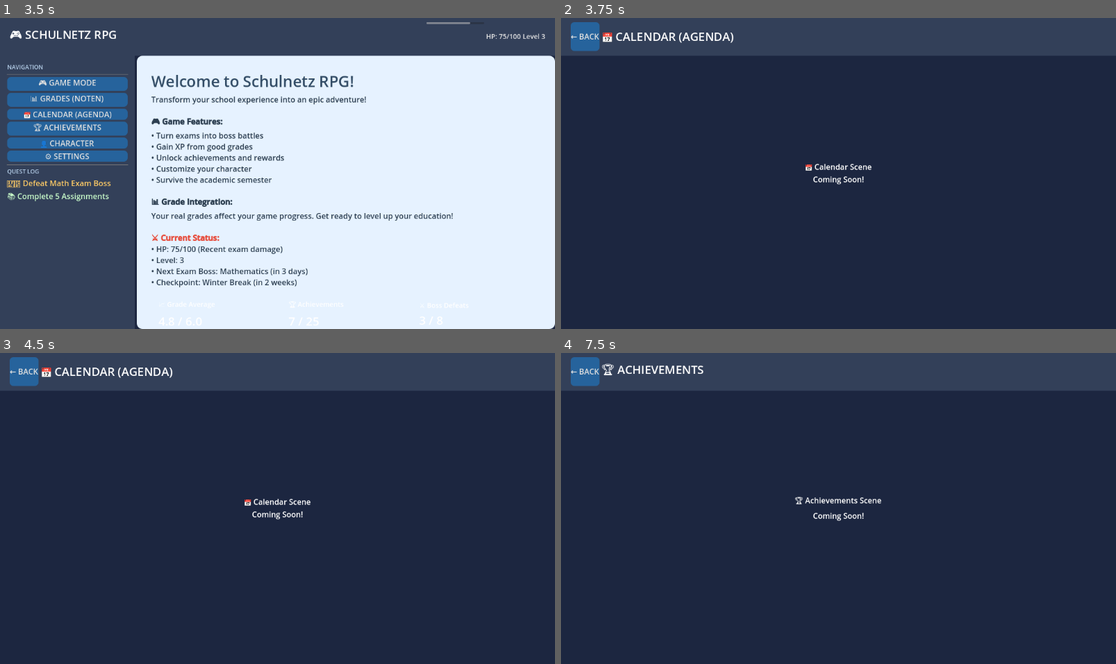
Above: before the commit, frames 1-4 (two rows, left to right).
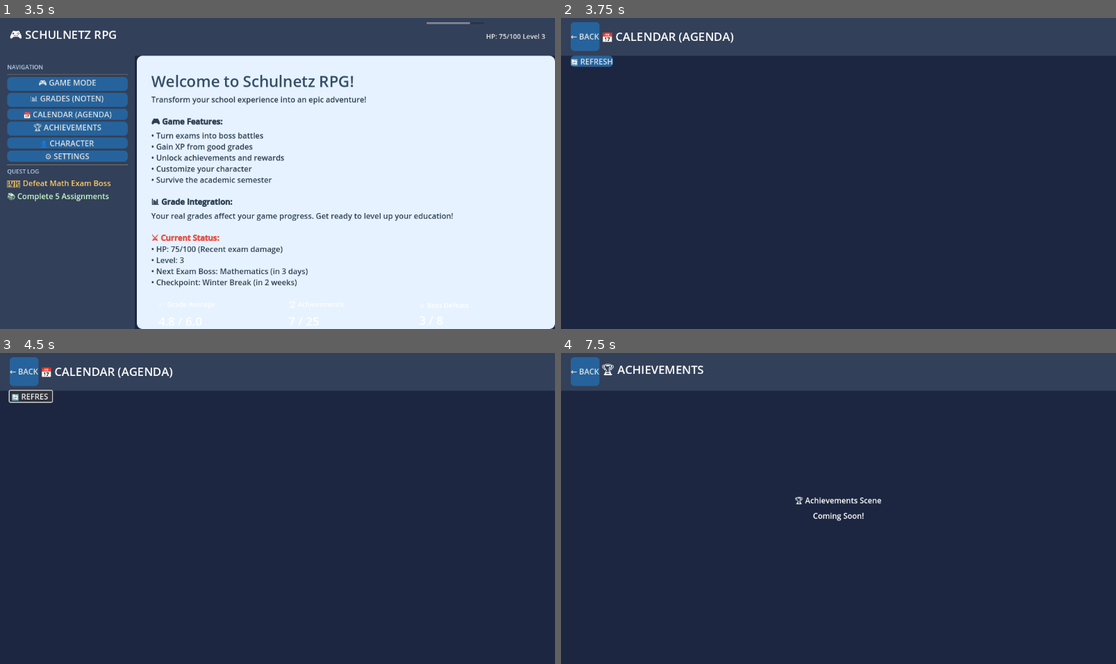
Above: after the commit, the same moments.

Repository: Minatobrot/custom_schulnetz_solution
Game: Godot game, scene res://scenes/ui/main_menu.tscn
Same seed, same stepped clock (60 frames per second), same inputs: the game is played once before the commit and once after it.
Inputs (mouse positions are in pixels of both pictures, inside the frame that each line leads up to):
- Up to frame 1 (3.5 s): click "🎮 GAME MODE" at 0.5 s; click "← BACK" at 1.25 s; click "📊 GRADES (NOTEN)" at 2 s; click "← BACK" at 2.75 s
- Up to frame 2 (3.75 s): click "📅 CALENDAR (AGENDA)" at 3.5 s
- Up to frame 3 (4.5 s): click (33, 396) at 4.25 s, where only the run after the commit has a clickable "🔄 REFRESH"
- Up to frame 4 (7.5 s): click (594, 396) at 5 s, where only the run after the commit has a clickable "🔄 REFRESH"; click (594, 396) at 5.75 s, where only the run after the commit has a clickable "🔄 REFRESH"; click "← BACK" at 6.5 s; click "🏆 ACHIEVEMENTS" at 7.25 s

Frame 1 is identical in both runs. In frame 2, 0.5% of the frame differs, in the area x 1-56%, y 12-54%; in frame 3, 0.4%; in frame 4, nothing differs.
Error after the commit: Parse Error: Expected parameter name. (res://scripts/managers/SchulnetzManager.gd:95)

Commit message:
Auto commit on 18.07.2025-12-37_07.80

Diff:
--- a/project.godot
+++ b/project.godot
@@ -14,3 +14,9 @@
 run/main_scene="res://scenes/ui/main_menu.tscn"
 config/features=PackedStringArray("4.4", "Forward Plus")
 config/icon="res://icon.svg"
+
+[autoload]
+
+GameManager="*res://scripts/managers/GameManager.gd"
+GradeManager="*res://scripts/managers/GradeManager.gd"
+SchulnetzManager="*res://scripts/managers/SchulnetzManager.gd"
--- a/scenes/ui/calendar_scene.tscn
+++ b/scenes/ui/calendar_scene.tscn
@@ -20,11 +20,121 @@
 [sub_resource type="GDScript" id="GDScript_1"]
 script/source = "extends Control
 
+var calendar_events: Array = []
+var is_loading: bool = false
+
 func _ready():
 	$Header/HeaderContent/BackButton.pressed.connect(_on_back_button_pressed)
+	$CalendarContent/RefreshButton.pressed.connect(_on_refresh_button_pressed)
+
+	# Connect to SchulnetzManager signals
+	if SchulnetzManager:
+		SchulnetzManager.data_received.connect(_on_data_received)
+		SchulnetzManager.login_failed.connect(_on_login_failed)
+
+		# Auto-fetch calendar data if logged in
+		if SchulnetzManager.session_active:
+			fetch_calendar_data()
 
 func _on_back_button_pressed():
 	get_tree().change_scene_to_file(\"res://scenes/ui/main_menu.tscn\")
+
+func _on_refresh_button_pressed():
+	fetch_calendar_data()
+
+func fetch_calendar_data():
+	if is_loading:
+		return
+
+	is_loading = true
+	update_ui_state()
+
+	if SchulnetzManager.session_active:
+		SchulnetzManager.fetch_calendar()
+	else:
+		# Need to login first
+		show_login_prompt()
+
+func _on_data_received(data_type: String, data: Dictionary):
+	if data_type == \"calendar\":
+		calendar_events = data.get(\"events\", [])
+		display_calendar_events()
+		is_loading = false
+		update_ui_state()
+
+func _on_login_failed(error: String):
+	is_loading = false
+	update_ui_state()
+	show_error(\"Login failed: \" + error)
+
+func display_calendar_events():
+	var container = $CalendarContent/ScrollContainer/EventsList
+
+	# Clear existing events
+	for child in container.get_children():
+		child.queue_free()
+
+	if calendar_events.is_empty():
+		var no_events_label = Label.new()
+		no_events_label.text = \"No events found\"
+		no_events_label.horizontal_alignment = HORIZONTAL_ALIGNMENT_CENTER
+		container.add_child(no_events_label)
+		return
+
+	# Create event items
+	for event in calendar_events:
+		var event_item = create_event_item(event)
+		container.add_child(event_item)
+
+func create_event_item(event: Dictionary) -> Control:
+	var item = Panel.new()
+	item.custom_minimum_size = Vector2(0, 80)
+
+	var vbox = VBoxContainer.new()
+	item.add_child(vbox)
+
+	var title_label = Label.new()
+	title_label.text = event.get(\"title\", \"Untitled Event\")
+	title_label.add_theme_font_size_override(\"font_size\", 16)
+	vbox.add_child(title_label)
+
+	var date_time_label = Label.new()
+	var date_text = event.get(\"date\", \"\")
+	var time_text = event.get(\"time\", \"\")
+	date_time_label.text = date_text + (\" \" + time_text if time_text else \"\")
+	date_time_label.modulate = Color(0.8, 0.8, 0.8, 1)
+	vbox.add_child(date_time_label)
+
+	var desc = event.get(\"description\", \"\")
+	if desc:
+		var desc_label = Label.new()
+		desc_label.text = desc
+		desc_label.autowrap_mode = TextServer.AUTOWRAP_WORD_SMART
+		desc_label.modulate = Color(0.9, 0.9, 0.9, 1)
+		vbox.add_child(desc_label)
+
+	return item
+
+func update_ui_state():
+	var refresh_btn = $CalendarContent/RefreshButton
+	var loading_label = $CalendarContent/LoadingLabel
+
+	refresh_btn.disabled = is_loading
+	loading_label.visible = is_loading
+
+func show_login_prompt():
+	# TODO: Show login dialog
+	show_error(\"Please log in to Schulnetz first\")
+
+func show_error(message: String):
+	var error_label = $CalendarContent/ErrorLabel
+	error_label.text = message
+	error_label.visible = true
+
+	# Hide error after 5 seconds
+	await get_tree().create_timer(5.0).timeout
+	if is_instance_valid(error_label):
+		error_label.visible = false
 "
 
 [node name="CalendarScene" type="Control"]
@@ -96,3 +206,49 @@
 Coming Soon!"
 horizontal_alignment = 1
 vertical_alignment = 1
+visible = false
+
+[node name="CalendarContent" type="VBoxContainer" parent="."]
+layout_mode = 1
+anchors_preset = 15
+anchor_right = 1.0
+anchor_bottom = 1.0
+offset_top = 80.0
+offset_left = 20.0
+offset_right = -20.0
+offset_bottom = -20.0
+grow_horizontal = 2
+grow_vertical = 2
+
+[node name="ControlBar" type="HBoxContainer" parent="CalendarContent"]
+layout_mode = 2
+
+[node name="RefreshButton" type="Button" parent="CalendarContent/ControlBar"]
+layout_mode = 2
+theme_override_styles/normal = SubResource("StyleBoxFlat_3")
+text = "🔄 REFRESH"
+
+[node name="Spacer" type="Control" parent="CalendarContent/ControlBar"]
+layout_mode = 2
+size_flags_horizontal = 3
+
+[node name="LoadingLabel" type="Label" parent="CalendarContent"]
+layout_mode = 2
+text = "Loading calendar events..."
+horizontal_alignment = 1
+visible = false
+
+[node name="ErrorLabel" type="Label" parent="CalendarContent"]
+layout_mode = 2
+text = "Error message"
+horizontal_alignment = 1
+modulate = Color(1, 0.5, 0.5, 1)
+visible = false
+
+[node name="ScrollContainer" type="ScrollContainer" parent="CalendarContent"]
+layout_mode = 2
+size_flags_vertical = 3
+
+[node name="EventsList" type="VBoxContainer" parent="CalendarContent/ScrollContainer"]
+layout_mode = 2
+size_flags_horizontal = 3
--- /dev/null
+++ b/scenes/ui/login_scene.tscn
@@ -0,0 +1,205 @@
+[gd_scene format=3 uid="uid://b8n5k2l3m4p6q"]
+
+[sub_resource type="StyleBoxFlat" id="StyleBoxFlat_1"]
+bg_color = Color(0.1, 0.1, 0.1, 0.8)
+
+[sub_resource type="StyleBoxFlat" id="StyleBoxFlat_2"]
+bg_color = Color(0.2, 0.25, 0.35, 1)
+corner_radius_top_left = 12
+corner_radius_top_right = 12
+corner_radius_bottom_right = 12
+corner_radius_bottom_left = 12
+
+[sub_resource type="StyleBoxFlat" id="StyleBoxFlat_3"]
+bg_color = Color(0.15, 0.39, 0.61, 1)
+corner_radius_top_left = 8
+corner_radius_top_right = 8
+corner_radius_bottom_right = 8
+corner_radius_bottom_left = 8
+
+[sub_resource type="StyleBoxFlat" id="StyleBoxFlat_4"]
+bg_color = Color(0.3, 0.35, 0.45, 1)
+corner_radius_top_left = 6
+corner_radius_top_right = 6
+corner_radius_bottom_right = 6
+corner_radius_bottom_left = 6
+
+[sub_resource type="GDScript" id="GDScript_1"]
+script/source = "extends Control
+
+signal login_requested(username: String, password: String)
+signal login_cancelled()
+
+@onready var username_input = $LoginDialog/VBox/FormContainer/UsernameInput
+@onready var password_input = $LoginDialog/VBox/FormContainer/PasswordInput
+@onready var login_button = $LoginDialog/VBox/ButtonContainer/LoginButton
+@onready var cancel_button = $LoginDialog/VBox/ButtonContainer/CancelButton
+@onready var status_label = $LoginDialog/VBox/StatusLabel
+
+func _ready():
+	login_button.pressed.connect(_on_login_button_pressed)
+	cancel_button.pressed.connect(_on_cancel_button_pressed)
+
+	# Connect to SchulnetzManager signals
+	if SchulnetzManager:
+		SchulnetzManager.login_success.connect(_on_login_success)
+		SchulnetzManager.login_failed.connect(_on_login_failed)
+
+func show_login():
+	visible = true
+	username_input.grab_focus()
+	set_status(\"\", false)
+
+func hide_login():
+	visible = false
+
+func _on_login_button_pressed():
+	var username = username_input.text.strip()
+	var password = password_input.text.strip()
+
+	if username.is_empty() or password.is_empty():
+		set_status(\"Please enter both username and password\", true)
+		return
+
+	set_status(\"Logging in...\", false)
+	login_button.disabled = true
+
+	# Start login process through SchulnetzManager
+	if SchulnetzManager:
+		SchulnetzManager.login_to_schulnetz(username, password)
+	else:
+		login_requested.emit(username, password)
+
+func _on_cancel_button_pressed():
+	hide_login()
+	login_cancelled.emit()
+
+func _on_login_success(session_data: Dictionary):
+	set_status(\"Login successful!\", false)
+	await get_tree().create_timer(1.0).timeout
+	hide_login()
+	login_button.disabled = false
+
+func _on_login_failed(error: String):
+	set_status(\"Login failed: \" + error, true)
+	login_button.disabled = false
+
+func set_status(message: String, is_error: bool):
+	status_label.text = message
+	status_label.modulate = Color.RED if is_error else Color.WHITE
+	status_label.visible = not message.is_empty()
+
+func _input(event):
+	if visible and event.is_action_pressed(\"ui_accept\"):
+		_on_login_button_pressed()
+	elif visible and event.is_action_pressed(\"ui_cancel\"):
+		_on_cancel_button_pressed()
+"
+
+[node name="LoginScene" type="Control"]
+layout_mode = 3
+anchors_preset = 15
+anchor_right = 1.0
+anchor_bottom = 1.0
+grow_horizontal = 2
+grow_vertical = 2
+script = SubResource("GDScript_1")
+
+[node name="Background" type="Panel" parent="."]
+layout_mode = 1
+anchors_preset = 15
+anchor_right = 1.0
+anchor_bottom = 1.0
+grow_horizontal = 2
+grow_vertical = 2
+theme_override_styles/panel = SubResource("StyleBoxFlat_1")
+
+[node name="LoginDialog" type="Panel" parent="."]
+layout_mode = 1
+anchors_preset = 8
+anchor_left = 0.5
+anchor_top = 0.5
+anchor_right = 0.5
+anchor_bottom = 0.5
+offset_left = -200.0
+offset_top = -150.0
+offset_right = 200.0
+offset_bottom = 150.0
+grow_horizontal = 2
+grow_vertical = 2
+theme_override_styles/panel = SubResource("StyleBoxFlat_2")
+
+[node name="VBox" type="VBoxContainer" parent="LoginDialog"]
+layout_mode = 1
+anchors_preset = 15
+anchor_right = 1.0
+anchor_bottom = 1.0
+offset_left = 20.0
+offset_top = 20.0
+offset_right = -20.0
+offset_bottom = -20.0
+grow_horizontal = 2
+grow_vertical = 2
+
+[node name="Title" type="Label" parent="LoginDialog/VBox"]
+layout_mode = 2
+text = "🔐 LOGIN TO SCHULNETZ"
+horizontal_alignment = 1
+
+[node name="Spacer1" type="Control" parent="LoginDialog/VBox"]
+layout_mode = 2
+custom_minimum_size = Vector2(0, 20)
+
+[node name="FormContainer" type="VBoxContainer" parent="LoginDialog/VBox"]
+layout_mode = 2
+
+[node name="UsernameLabel" type="Label" parent="LoginDialog/VBox/FormContainer"]
+layout_mode = 2
+text = "Username:"
+
+[node name="UsernameInput" type="LineEdit" parent="LoginDialog/VBox/FormContainer"]
+layout_mode = 2
+placeholder_text = "Enter your Schulnetz username"
+theme_override_styles/normal = SubResource("StyleBoxFlat_4")
+
+[node name="Spacer2" type="Control" parent="LoginDialog/VBox/FormContainer"]
+layout_mode = 2
+custom_minimum_size = Vector2(0, 10)
+
+[node name="PasswordLabel" type="Label" parent="LoginDialog/VBox/FormContainer"]
+layout_mode = 2
+text = "Password:"
+
+[node name="PasswordInput" type="LineEdit" parent="LoginDialog/VBox/FormContainer"]
+layout_mode = 2
+placeholder_text = "Enter your Schulnetz password"
+secret = true
+theme_override_styles/normal = SubResource("StyleBoxFlat_4")
+
+[node name="Spacer3" type="Control" parent="LoginDialog/VBox"]
+layout_mode = 2
+size_flags_vertical = 3
+
+[node name="StatusLabel" type="Label" parent="LoginDialog/VBox"]
+layout_mode = 2
+horizontal_alignment = 1
+autowrap_mode = 2
+visible = false
+
+[node name="ButtonContainer" type="HBoxContainer" parent="LoginDialog/VBox"]
+layout_mode = 2
+
+[node name="CancelButton" type="Button" parent="LoginDialog/VBox/ButtonContainer"]
+layout_mode = 2
+size_flags_horizontal = 3
+text = "CANCEL"
+
+[node name="Spacer4" type="Control" parent="LoginDialog/VBox/ButtonContainer"]
+layout_mode = 2
+custom_minimum_size = Vector2(10, 0)
+
+[node name="LoginButton" type="Button" parent="LoginDialog/VBox/ButtonContainer"]
+layout_mode = 2
+size_flags_horizontal = 3
+theme_override_styles/normal = SubResource("StyleBoxFlat_3")
+text = "LOGIN"
--- a/scripts/managers/GameManager.gd
+++ b/scripts/managers/GameManager.gd
@@ -62,9 +62,9 @@
 	player_xp += amount
 
 	while player_xp >= xp_to_next_level:
-		level_up()
+		handle_level_up()
 
-func level_up():
+func handle_level_up():
 	player_level += 1
 	player_xp -= xp_to_next_level
 	player_max_hp += 10  # Increase max HP on level up
--- /dev/null
+++ b/scripts/managers/SchulnetzManager.gd
@@ -0,0 +1,413 @@
+# SchulnetzManager - Direct Schulnetz connection (no Python required!)
+extends Node
+
+# Signals
+signal login_success(session_data: Dictionary)
+signal login_failed(error: String)
+signal data_received(data_type: String, data: Dictionary)
+signal setup_required()
+
+# HTTP management
+var http_client: HTTPRequest
+var session_cookies: Dictionary = {}
+var is_connected: bool = false
+var session_active: bool = false
+var current_request_type: String = ""
+
+# User credentials and configuration
+var username: String = ""
+var password: String = ""
+var school_identifier: String = ""  # e.g., "ausserschwyz"
+var page_ids: Dictionary = {}  # Discovered page IDs
+var config_file_path: String = "user://schulnetz_config.json"
+
+# Schulnetz URLs (will be dynamically built based on school)
+var base_url: String = ""
+
+func _ready():
+	setup_http_client()
+	load_config()
+
+func setup_http_client():
+	# Setup HTTP client for direct Schulnetz communication
+	http_client = HTTPRequest.new()
+	add_child(http_client)
+	http_client.request_completed.connect(_on_http_response)
+
+	# Configure for web scraping
+	http_client.use_threads = true
+	http_client.timeout = 30.0
+
+func load_config():
+	# Load saved school configuration
+	if FileAccess.file_exists(config_file_path):
+		var file = FileAccess.open(config_file_path, FileAccess.READ)
+		if file:
+			var json_text = file.get_as_text()
+			file.close()
+
+			var json = JSON.new()
+			var parse_result = json.parse(json_text)
+			if parse_result == OK:
+				var config = json.data
+				school_identifier = config.get("school_identifier", "")
+				if school_identifier != "":
+					base_url = "https://www.schul-netz.com/%s/" % school_identifier
+					print("Loaded school configuration: ", school_identifier)
+				else:
+					setup_required.emit()
+			else:
+				print("Failed to parse config file")
+				setup_required.emit()
+	else:
+		print("No configuration found - setup required")
+		setup_required.emit()
+
+func save_config():
+	# Save school configuration
+	var config = {
+		"school_identifier": school_identifier,
+		"last_updated": Time.get_datetime_string_from_system()
+	}
+
+	var file = FileAccess.open(config_file_path, FileAccess.WRITE)
+	if file:
+		file.store_string(JSON.stringify(config))
+		file.close()
+		print("Saved school configuration: ", school_identifier)
+
+func setup_school_configuration(schulnetz_url: String) -> bool:
+	# Extract and save school identifier from Schulnetz URL
+	var regex = RegEx.new()
+	regex.compile("schul-netz\\.com/([^/]+)/")
+	var result = regex.search(schulnetz_url)
+
+	if result:
+		school_identifier = result.get_string(1)
+		base_url = "https://www.schul-netz.com/%s/" % school_identifier
+		save_config()
+		print("School configured: ", school_identifier)
+		return true
+	else:
+		print("Could not extract school identifier from URL: ", schulnetz_url)
+		return false
+
+func login_to_schulnetz(user: String, pass: String):
+	# Login to Schulnetz directly via HTTP
+	if school_identifier == "":
+		login_failed.emit("School not configured. Please set up your Schulnetz URL first.")
+		return
+
+	username = user
+	password = pass
+
+	# Clear previous session
+	clear_session_data()
+
+	# Step 1: Get login page to establish session
+	var login_url = base_url + "loginto.php?pageid=1&mode=0&lang="
+	print("Logging in to: ", login_url)
+
+	var headers = [
+		"User-Agent: Mozilla/5.0 (Windows NT 10.0; Win64; x64) AppleWebKit/537.36",
+		"Accept: text/html,application/xhtml+xml,application/xml;q=0.9,*/*;q=0.8",
+		"Accept-Language: en-US,en;q=0.5"
+	]
+
+	current_request_type = "login_page"
+	http_client.request(login_url, headers, HTTPClient.METHOD_GET)
+
+func clear_session_data():
+	# Clear session cookies and page IDs for new login
+	session_cookies.clear()
+	page_ids.clear()
+	session_active = false
+	print("Cleared session data")
+
+func _on_http_response(result: int, response_code: int, headers: PackedStringArray, body: PackedByteArray):
+	# Handle HTTP responses
+	var response_text = body.get_string_from_utf8()
+
+	print("HTTP Response: ", response_code, " - Length: ", response_text.length(), " - Type: ", current_request_type)
+
+	if response_code == 200:
+		# Extract cookies from headers
+		extract_cookies_from_headers(headers)
+
+		# Handle different request types
+		match current_request_type:
+			"login_page":
+				# Got login page, now submit credentials
+				submit_login_credentials(response_text)
+			"login_submit":
+				# Check if login was successful
+				if "index.php" in response_text or response_text.find("pageid=") != -1:
+					# Login successful - extract page IDs
+					discover_page_ids(response_text)
+					session_active = true
+					var session_data = {
+						"user": username,
+						"school": school_identifier,
+						"login_time": Time.get_datetime_string_from_system(),
+						"page_ids": page_ids
+					}
+					login_success.emit(session_data)
+				else:
+					# Login failed
+					login_failed.emit("Invalid credentials or login error")
+			"grades":
+				parse_grades_data(response_text)
+			"calendar":
+				parse_calendar_data(response_text)
+			"scheduler_api":
+				parse_scheduler_response(response_text)
+	else:
+		print("HTTP Error: ", response_code)
+		if response_code == 401 or response_code == 403:
+			login_failed.emit("Invalid credentials")
+		else:
+			login_failed.emit("Connection error: " + str(response_code))
+
+func extract_cookies_from_headers(headers: PackedStringArray):
+	# Extract session cookies from HTTP headers
+	for header in headers:
+		if header.begins_with("Set-Cookie:") or header.begins_with("set-cookie:"):
+			var cookie_data = header.substr(11).strip_edges()
+			var parts = cookie_data.split(";")[0].split("=")
+			if parts.size() >= 2:
+				session_cookies[parts[0]] = parts[1]
+				print("Stored cookie: ", parts[0])
+
+func build_cookie_header() -> String:
+	# Build cookie header for requests
+	var cookie_parts = []
+	for name in session_cookies:
+		cookie_parts.append(name + "=" + session_cookies[name])
+	return "Cookie: " + "; ".join(cookie_parts)
+
+func submit_login_credentials(login_page_html: String):
+	# Submit login credentials via POST
+	var form_data = "username=" + username.uri_encode() + "&password=" + password.uri_encode()
+
+	var headers = [
+		"User-Agent: Mozilla/5.0 (Windows NT 10.0; Win64; x64) AppleWebKit/537.36",
+		"Content-Type: application/x-www-form-urlencoded",
+		"Accept: text/html,application/xhtml+xml,application/xml;q=0.9,*/*;q=0.8",
+		"Referer: " + base_url + "loginto.php?pageid=1&mode=0&lang="
+	]
+
+	# Add cookies if we have any
+	if session_cookies.size() > 0:
+		headers.append(build_cookie_header())
+
+	var login_submit_url = base_url + "loginto.php?pageid=1&mode=0&lang="
+	print("Submitting login credentials...")
+
+	current_request_type = "login_submit"
+	http_client.request(login_submit_url, headers, HTTPClient.METHOD_POST, form_data)
+
+func discover_page_ids(html_content: String):
+	# Discover page IDs from HTML content
+	var regex = RegEx.new()
+	regex.compile("pageid=(\\d+)")
+
+	var results = regex.search_all(html_content)
+	for result in results:
+		var page_id = result.get_string(1)
+
+		# Try to identify what kind of page this is based on surrounding text
+		var start_pos = max(0, result.get_start() - 200)
+		var end_pos = min(html_content.length(), result.get_end() + 200)
+		var context = html_content.substr(start_pos, end_pos - start_pos).to_lower()
+
+		if "note" in context or "grade" in context or "bewertung" in context:
+			page_ids["grades"] = page_id
+			print("Found grades page ID: ", page_id)
+		elif "agenda" in context or "termin" in context or "kalender" in context:
+			page_ids["agenda"] = page_id
+			print("Found agenda page ID: ", page_id)
+		elif "stunden" in context or "schedule" in context or "plan" in context:
+			page_ids["schedule"] = page_id
+			print("Found schedule page ID: ", page_id)
+
+	# Also extract current page ID from URL patterns
+	var url_regex = RegEx.new()
+	url_regex.compile("index\\.php\\?pageid=(\\d+)")
+	var url_result = url_regex.search(html_content)
+	if url_result:
+		page_ids["main"] = url_result.get_string(1)
+		print("Current main page ID: ", url_result.get_string(1))
+
+func fetch_grades():
+	# Fetch grades from Schulnetz
+	if not session_active:
+		login_failed.emit("No active session")
+		return
+
+	var grades_page_id = page_ids.get("grades", "21311")  # Default grades page ID
+	var grades_url = base_url + "index.php?pageid=" + grades_page_id
+
+	var headers = [
+		"User-Agent: Mozilla/5.0 (Windows NT 10.0; Win64; x64) AppleWebKit/537.36",
+		"Accept: text/html,application/xhtml+xml,application/xml;q=0.9,*/*;q=0.8"
+	]
+
+	if session_cookies.size() > 0:
+		headers.append(build_cookie_header())
+
+	print("Fetching grades from: ", grades_url)
+	current_request_type = "grades"
+	http_client.request(grades_url, headers, HTTPClient.METHOD_GET)
+
+func fetch_calendar():
+	# Fetch calendar data via scheduler API
+	if not session_active:
+		login_failed.emit("No active session")
+		return
+
+	# Use scheduler API for calendar data
+	var current_date = Time.get_date_string_from_system()
+	var scheduler_url = base_url + "scheduler_processor.php"
+	scheduler_url += "?view=week&curr_date=" + current_date
+	scheduler_url += "&min_date=" + current_date
+	scheduler_url += "&ansicht=klassenuebersicht&showOnlyThisClass=-2"
+	scheduler_url += "&id=4a6f04eda5b1e943&transid=6289a9&pageid=21312&timeshift=-330"
+
+	var headers = [
+		"User-Agent: Mozilla/5.0 (Windows NT 10.0; Win64; x64) AppleWebKit/537.36",
+		"Accept: */*",
+		"X-Requested-With: XMLHttpRequest"
+	]
+
+	if session_cookies.size() > 0:
+		headers.append(build_cookie_header())
+
+	print("Fetching calendar from: ", scheduler_url)
+	current_request_type = "scheduler_api"
+	http_client.request(scheduler_url, headers, HTTPClient.METHOD_GET)
+
+func parse_grades_data(html_content: String):
+	# Parse grades from HTML content
+	var grades = []
+
+	# Look for table rows with grade data
+	var regex = RegEx.new()
+	regex.compile("<tr[^>]*>.*?</tr>")
+
+	var row_results = regex.search_all(html_content)
+	for row_result in row_results:
+		var row_html = row_result.get_string()
+
+		# Extract cell data from row
+		var cell_regex = RegEx.new()
+		cell_regex.compile("<td[^>]*>(.*?)</td>")
+		var cell_results = cell_regex.search_all(row_html)
+
+		if cell_results.size() >= 2:
+			var cells = []
+			for cell_result in cell_results:
+				var cell_text = cell_result.get_string(1)
+				# Remove HTML tags
+				var clean_regex = RegEx.new()
+				clean_regex.compile("<[^>]+>")
+				cell_text = clean_regex.sub(cell_text, "", true)
+				cells.append(cell_text.strip_edges())
+
+			# Try to identify grade data
+			var grade_value = null
+			var subject = ""
+			var date = ""
+			var theme = ""
+
+			for i in range(cells.size()):
+				var cell = cells[i]
+				# Look for grade pattern (number between 1-6)
+				if cell.is_valid_float():
+					var grade_float = cell.to_float()
+					if grade_float >= 1.0 and grade_float <= 6.0:
+						grade_value = grade_float
+						if i > 0:
+							subject = cells[i-1]
+						if i + 1 < cells.size():
+							theme = cells[i+1]
+						break
+
+				# Look for date pattern
+				if cell.match("*.*.*") and cell.length() <= 10:
+					date = cell
+
+			if grade_value != null and subject != "":
+				grades.append({
+					"subject": subject,
+					"grade": grade_value,
+					"date": date,
+					"theme": theme,
+					"weight": 1.0
+				})
+
+	print("Parsed ", grades.size(), " grades")
+	var result_data = {
+		"type": "grades",
+		"success": true,
+		"grades": grades,
+		"count": grades.size()
+	}
+	data_received.emit("grades", result_data)
+
+func parse_calendar_data(html_content: String):
+	# Parse calendar events from HTML
+	var events = []
+
+	# Look for calendar events in HTML
+	# This is a basic implementation - would need to be adjusted based on actual HTML structure
+	var event_patterns = [
+		"exam", "test", "prüfung", "klausur",
+		"assignment", "homework", "aufgabe",
+		"deadline", "abgabe", "termin"
+	]
+
+	for pattern in event_patterns:
+		var regex = RegEx.new()
+		regex.compile("(?i)" + pattern + "[^<]*")
+		var results = regex.search_all(html_content)
+
+		for result in results:
+			var title = result.get_string()
+			events.append({
+				"title": title,
+				"date": Time.get_date_string_from_system(),
+				"type": "event"
+			})
+
+	print("Parsed ", events.size(), " calendar events")
+	var result_data = {
+		"type": "calendar",
+		"success": true,
+		"events": events,
+		"count": events.size()
+	}
+	data_received.emit("calendar", result_data)
+
+func parse_scheduler_response(response_text: String):
+	# Parse scheduler API response
+	var events = []
+
+	# The scheduler API returns raw data - parse it for events
+	if response_text.length() > 50:
+		# Create a general event indicating data was received
+		events.append({
+			"title": "Scheduler Data Available",
+			"date": Time.get_date_string_from_system(),
+			"description": "Raw scheduler data received (%d characters)" % response_text.length(),
+			"type": "info"
+		})
+
+	print("Scheduler API response length: ", response_text.length())
+	var result_data = {
+		"type": "calendar",
+		"success": true,
+		"events": events,
+		"count": events.size(),
+		"raw_response_length": response_text.length()
+	}
+	data_received.emit("calendar", result_data)
Not shown, added: scripts/browser/requirements.txt
Not shown, added: scripts/managers/SchulnetzManager.gd.uid
Not shown, added: scripts/browser/setup.bat
